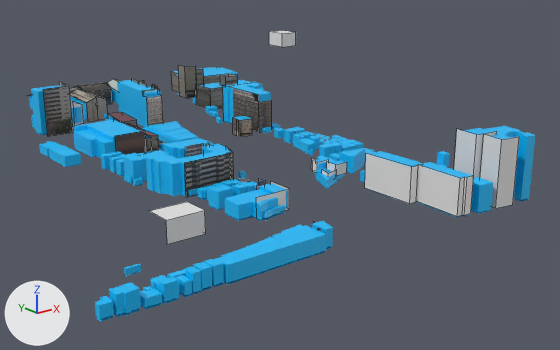
One commit to the Blender file モデリング/新家系/北千住~南千住/関屋・河原/関屋.blend: the scene before it, then after it.
The view is the same before and after, from a 50 mm lens placed at (-258.0, -708.0, 157.0), pointed at (84.0, -280.0, -14.0). The axes (+X, +Y, +Z) are drawn at lower left. The lights are the same throughout. Mesh edges are drawn as thin lines on the coarser meshes.

The first picture shows 'test\u3000.085', '立方体.024', '立方体.030', '立方体.032', '立方体.037', '立方体.041', '立方体.048', '立方体.050', '立方体.051', '立方体.052', '立方体.053', '立方体.054'.
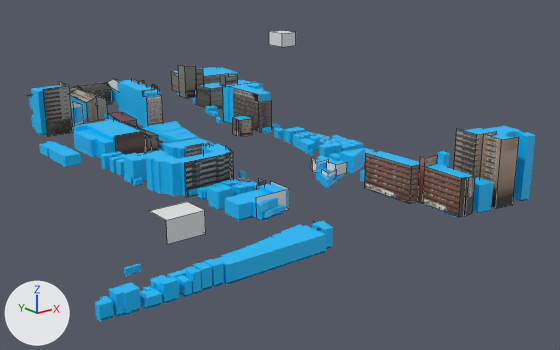
What changed in the scene script:
```text
Add img_dsc024810_png:
    img_dsc024810_png = load_image('DSC024810.png', 'DSC024810.png', 512, 512, 'sRGB')
Add img_16_png:
    img_16_png = load_image('16.png', '16.png', 256, 256, 'sRGB')
Add mat_マテリアル_053:
    mat_マテリアル_053 = principled_material('マテリアル.053')
    mat_マテリアル_053.texture = img_dsc024810_png
Add mat_マテリアル_052:
    mat_マテリアル_052 = principled_material('マテリアル.052')
    mat_マテリアル_052.texture = img_dsc024810_png
Add mat_マテリアル_051:
    mat_マテリアル_051 = principled_material('マテリアル.051')
    mat_マテリアル_051.texture = img_16_png
Add mat_マテリアル_046:
    mat_マテリアル_046 = principled_material('マテリアル.046')
    mat_マテリアル_046.texture = img_16_png
Change me_立方体_050:
    where me_立方体_050.from_pydata(...)  # 6 vertices, 2 faces; spans x -1.0..1.0, y -5.07..1.0, z -1.76..4.22
    used by ob_立方体_051; location = (84.7, -378.7, 7.7); scale = (5.13, 6.34, 3.88)
    me_立方体_050 part 1: texture (UV) coordinates of 2 of 2 faces, centred in x -1.0..0.0, y -5.07..-2.04, z 1.23, changed; they spanned u 0.38..0.62, v 0.0..1.0 and now span u 0.14..0.99, v 0.0..0.75
    add me_立方体_050.materials.append(mat_マテリアル_046)  # picture img_16_png
Change me_立方体_051:
    used by ob_立方体_052; location = (92.1, -416.6, 7.7); scale = (5.13, 6.34, 3.88)
    verts and faces of me_立方体_051; kept vertices keep their numbers, new ones are numbered from 10
    before: 0 (-1.51, -4.21, -1.76) at pixel (457, 216), 1 (-1.51, -4.21, 4.22) at pixel (460, 178), 2 (-1.12, 1.0, -1.76) at pixel (416, 201), 3 (-1.12, 1.0, 4.22) at pixel (418, 164)
    remove me_立方体_051.from_pydata(...)  # 10 vertices, 4 faces; spans x -1.51..0.49, y -4.44..1.0, z -1.76..4.22
    add me_立方体_051.from_pydata(...)  # 20 vertices, 8 faces; spans x -1.51..1.02, y -4.44..1.0, z -1.76..5.59
    me_立方体_051 part 2
    add delete_faces([(0, 1, 3, 2)])
    add verts[10] = (-1.17, 0.36, -1.76)  # pixel (422, 203)
    add verts[11] = (-1.17, 0.36, 4.22)  # pixel (424, 166)
    add verts[12] = (-1.17, 0.36, -1.76)  # pixel (422, 203)
    add verts[13] = (-1.17, 0.36, 4.22)  # pixel (424, 166)
    add verts[14] = (-1.11, 1.0, 5.59)  # pixel (420, 156)
    add verts[15] = (-1.15, 0.35, 5.59)  # pixel (425, 158)
    add verts[16] = (-1.17, 0.36, 4.22)  # pixel (424, 166)
    add verts[17] = (-1.15, 0.35, 5.59)  # pixel (425, 158)
    add verts[18] = (1.0, 0.33, 4.22)  # pixel (437, 163)
    add verts[19] = (1.02, 0.33, 5.59)  # pixel (437, 154)
    add faces += [(0, 1, 11, 10), (2, 12, 13, 3), (3, 13, 15, 14), (13, 16, 17, 15), (16, 18, 19, 17)]
    me_立方体_051 part 3: 3 faces spanning x -1.51..0.49, y -4.44..-4.21, z -1.76..4.22 switch from no material to mat_マテリアル_051 (picture img_16_png)
Change me_立方体_052:
    where me_立方体_052.from_pydata(...)  # 6 vertices, 2 faces; spans x -1.0..2.1, y -5.43..-2.43, z -1.76..9.11
    add me_立方体_052.materials.append(mat_マテリアル_052)  # picture img_dsc024810_png
Change me_立方体_053:
    where me_立方体_053.from_pydata(...)  # 6 vertices, 2 faces; spans x -0.61..2.1, y -5.43..-2.79, z -1.76..9.11
    used by ob_立方体_054; location = (116.2, -416.3, 7.7); scale = (5.13, 6.34, 3.88)
    me_立方体_053 part 4: texture (UV) coordinates of 2 of 2 faces, centred in x -0.38..0.75, y -5.25..-3.93, z 3.68, changed; they spanned u 0.38..0.62, v 0.0..1.0 and now span u 0.67..1.0, v 0.0..1.0
    add me_立方体_053.materials.append(mat_マテリアル_053)  # picture img_dsc024810_png
Change ob_立方体_052:
    ob_立方体_052.location: (92.1, -416.6, 7.7) -> (92.1, -417.6, 7.7)
```

Where the change shows, as pixel boxes [x1, y1, x2, y2] in the pictures (560 x 350 px):
'立方体.052', reshaped, moved (19% taller): before [417, 165, 473, 217]; after [418, 155, 475, 217]
'立方体.054', recoloured, surface changed: [480, 134, 519, 208] in both
'立方体.051', recoloured, surface changed (grey to brown): [365, 153, 422, 204] in both
'立方体.053', recoloured: [454, 129, 497, 178] in both
part 1 of me_立方体_050, surface changed (grey to brown): before [365, 153, 422, 204]; after [365, 153, 419, 204]
part 2 of me_立方体_051, built on: before [417, 165, 460, 216]; after [418, 155, 461, 217]
part 3 of me_立方体_051, recoloured: before [457, 176, 473, 217]; after [459, 176, 475, 217]
